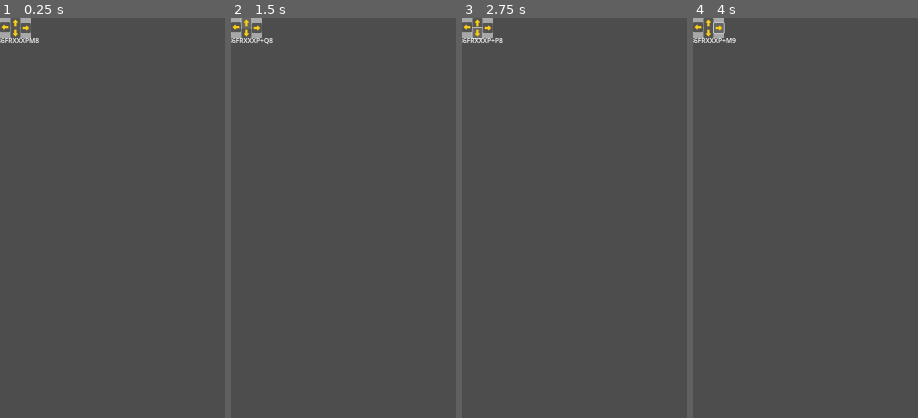
Above: before the commit, frames 1-4 (left to right).
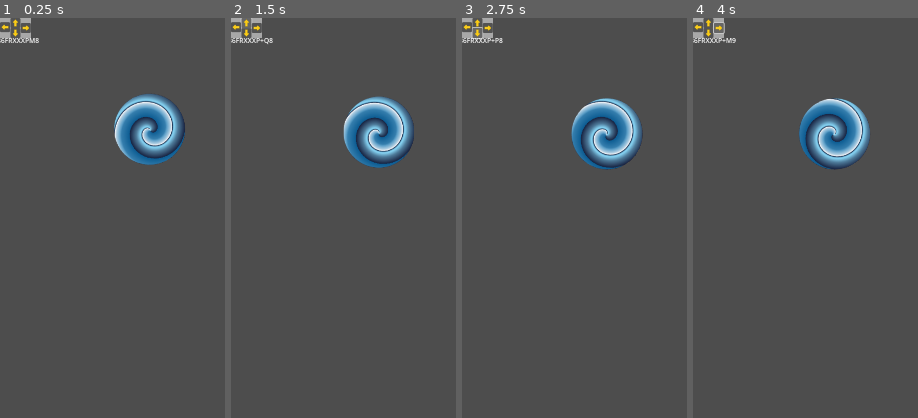
Above: after the commit, the same moments.

Repository: PraxisMapper/PraxisGodotComponents
Game: Godot game, scene res://Scenes/SimpleTest.tscn
The game is run twice, just before and just after one commit, with the same random seed, the same clock (stepped at 60 frames per second) and the same inputs.
Inputs (mouse positions are % of the whole screen's width and height, from its top left):
- Up to frame 1 (0.25 s): no input
- Up to frame 2 (1.5 s): click (3, 1) at 0.5 s; click (3, 1) at 1.25 s
- Up to frame 3 (2.75 s): click (3, 2) at 2 s
- Up to frame 4 (4 s): click (3, 2) at 2.75 s; click (6, 1) at 3.5 s
The pictures show only the part of the screen within x 0-50%, y 0-50%; the shares and areas given below are measured in that part.

The runs differ from the first frame. In frame 1, 4.4% of the frame differs, in the area x 50-83%, y 19-37%; in frame 2, 4.4%, in the area x 49-82%, y 19-38%; in frame 3, 4.4%; in frame 4, 4.4%.

Commit message:
Final cleanup for initial release

Diff:
--- a/PraxisMapper/APICalls/PraxisEndpoints.gd
+++ b/PraxisMapper/APICalls/PraxisEndpoints.gd
@@ -8,12 +8,14 @@
 signal response_data(body)
 
 func response_received(result, responseCode, headers, body):
-	#TODO: automatic reauth if possible.
 	print('response received:' + str(responseCode) + "| " + str(result))
 
 	request.request_completed.disconnect(response_received)
 	if responseCode >= 200 and responseCode < 299:
 		response_data.emit(body)
+	elif responseCode == PraxisServer.reauthCode:
+		PraxisServer.Reauth()
+		response_data.emit("ERROR")
 	else:
 		response_data.emit("ERROR")
 
--- a/PraxisMapper/Controls/DebugMovement.gd
+++ b/PraxisMapper/Controls/DebugMovement.gd
@@ -4,16 +4,16 @@
 @onready var label : Label = $CanvasLayer/ColorRect/Label
 
 func GoNorth():
-	PraxisCore.forceChange(PlusCodes.ShiftCode(PraxisCore.currentPlusCode, 0, 1))
+	PraxisCore.ForceChange(PlusCodes.ShiftCode(PraxisCore.currentPlusCode, 0, 1))
 
 func GoSouth():
-	PraxisCore.forceChange(PlusCodes.ShiftCode(PraxisCore.currentPlusCode, 0, -1))
+	PraxisCore.ForceChange(PlusCodes.ShiftCode(PraxisCore.currentPlusCode, 0, -1))
 
 func GoEast():
-	PraxisCore.forceChange(PlusCodes.ShiftCode(PraxisCore.currentPlusCode, 1, 0))
+	PraxisCore.ForceChange(PlusCodes.ShiftCode(PraxisCore.currentPlusCode, 1, 0))
 
 func GoWest():
-	PraxisCore.forceChange(PlusCodes.ShiftCode(PraxisCore.currentPlusCode, -1, 0))
+	PraxisCore.ForceChange(PlusCodes.ShiftCode(PraxisCore.currentPlusCode, -1, 0))
 
 func _process(delta):
 	label.text = PraxisCore.currentPlusCode
--- a/PraxisMapper/Controls/MapTile.gd
+++ b/PraxisMapper/Controls/MapTile.gd
@@ -1,7 +1,6 @@
 extends Node2D
 
 #This one loads up and displays a map tile.
-#TODO declare components separately, start with static texture until image is loaded?
 
 @onready var request: PraxisEndpoints = $PraxisEndpoints
 @onready var texRect: TextureRect = $TextureRect
@@ -19,7 +18,7 @@
 #fires off a signal indicating the user tapped this tile, and what the target PlusCode they tapped is
 signal user_tapped(plusCode)
 
-func getTappedCode(x, y):
+func GetTappedCode(x, y):
 	var cellsX = PraxisCore.mapTileWidth / 20
 	var cellsY = PraxisCore.mapTileHeight / 20
 	#TODO: this needs adjusted to match the screen being centered?
--- a/PraxisMapper/FullOffline/DrawOfflineTile.gd
+++ b/PraxisMapper/FullOffline/DrawOfflineTile.gd
@@ -38,7 +38,7 @@
 	draw_colored_polygon(bgCoords, style["9999"].drawOps[0].color)
 	var orderedDrawCommands = {}
 
-	#entries has a dictionary, each entry is a big list of coord sets as strings
+	#entries has a dictionary, each entry is a big list of coord pairs
 	for entry in theseentries:
 		var thisStyle = style[str(entry.tid)]
 		var lineSize = 1.0 * scale
@@ -78,8 +78,3 @@
 			elif odc.gt == 3:
 				#A single color, which is what I generally use.
 				await draw_colored_polygon(points, odc.color)
-
-func sortDrawCommands(a, b):
-	if a.size < b.size:
-		return true
-	return false
--- a/PraxisMapper/FullOffline/FullOfflineTiles.gd
+++ b/PraxisMapper/FullOffline/FullOfflineTiles.gd
@@ -13,7 +13,6 @@
 signal data_saved()
 signal data_ready()
 signal tiles_saved()
-#signal nametiles_saved()
 
 var plusCode6 = ""
 var scaleVal = 1
@@ -21,9 +20,9 @@
 
 @export var drawnStyle = "mapTiles"
 @export var makeMapTile = true
-@export var makeTerrainTile = true
-@export var makeNameTile = true
-@export var makeBoundsTile = true
+@export var makeTerrainTile = false
+@export var makeNameTile = false
+@export var makeBoundsTile = false
 
 func GetAndProcessData(plusCode, scale = 1):
 	var oneTile = null
@@ -47,10 +46,10 @@
 
 	mapData = await PraxisOfflineData.GetDataFromZip(plusCode6)
 	$Banner/lblStatus.text = "Data Loaded. Processing, please wait...."
-	#Game is probably going to freeze for a couple seconds here while Godot draws stuff.
+	#Game is probably going to freeze for a couple seconds here while Godot draws stuff to the node
 
 	print("being tile making")
-	await CreateAllTiles(oneTile)
+	await CreateAllTiles(oneTile) #Godot runs slow while this does work and waits for frames.
 
 	$Banner/lblStatus.text = "Tiles Drawn for " + plusCode
 	await get_tree().create_timer(2).timeout
@@ -141,6 +140,6 @@
 
 	tiles_saved.emit()
 
-func DownloadFullData(plusCode6):
+func xDownloadFullData(plusCode6):
 	#TODO: figure out the URL for these files. Possibly a PraxisMapper URL, possibly just a filehost.
 	pass
--- a/PraxisMapper/Scripts/PraxisCore.gd
+++ b/PraxisMapper/Scripts/PraxisCore.gd
@@ -1,7 +1,7 @@
 extends Node
 
 #Any universally-helpful functions that aren't specific to an operating mode go here
-#Server calls go to PraxisServer. Offline data loading goes to an Offline script.
+#Server calls go to PraxisServer. Offline data loading goes to PraxisOfflineData.
 
 #This variable should exist for debugging purposes, but I've provided a few choices for convenience.
 #var debugStartingPlusCode = "85633QG4VV" #Elysian Park, Los Angeles, CA, USA
@@ -27,9 +27,9 @@
 const metersPerDegree = 111111
 const oneMeterLat = 1 / metersPerDegree
 
-#system config values.
-var mapTileWidth = 320 #TODO: load these from the server eventually
-var mapTileHeight = 400
+#system config values. These are for Cell12 resolution images.
+var mapTileWidth = 320
+var mapTileHeight = 500
 
 #storage values for global access at any time.
 var currentPlusCode = '' #The Cell10 we are currently in.
@@ -42,7 +42,7 @@
 #Plugin for gps info
 var gps_provider
 
-func forceChange(newCode):
+func ForceChange(newCode):
 	if newCode.find("+") == -1:
 		newCode = newCode.substr(0,8) + "+" + newCode.substr(8)
 	lastPlusCode = currentPlusCode
--- a/PraxisMapper/Scripts/PraxisOfflineData.gd
+++ b/PraxisMapper/Scripts/PraxisOfflineData.gd
@@ -1,6 +1,7 @@
 extends Node
 class_name PraxisOfflineData
 
+#Once we read a file from disk, keep it in memory. Odds are high the player will read it again.
 static var allData = {}
 
 static func GetDataFromZip(plusCode): #full, drawable offline data.
@@ -39,7 +40,7 @@
 				polyCoords.append(workVector)
 			entry.p = polyCoords
 
-	allData.plusCode = jsonData
+	allData[plusCode] = jsonData
 	return jsonData
 
 static func GetPlacesPresent(plusCode):
--- a/PraxisMapper/Scripts/PraxisServer.gd
+++ b/PraxisMapper/Scripts/PraxisServer.gd
@@ -21,9 +21,9 @@
 		isReauthing = false
 	else:
 		OS.delay_msec(1000)
-		PraxisServer.reauth()
+		PraxisServer.Reauth()
 
-static func reauth():
+static func Reauth():
 	if (isReauthing == true):
 		return #TODO better handling/retry logic.
 
--- a/Scenes/OverheadView.gd
+++ b/Scenes/OverheadView.gd
@@ -27,7 +27,7 @@
 		var subY =  int(event.position.y) % PraxisCore.mapTileHeight #- position.y
 
 		var innerNode = get_node("mapTile_" + str(innerX) + "_" + str(innerY))
-		var tappedCode = innerNode.getTappedCode(subX, subY)
+		var tappedCode = innerNode.GetTappedCode(subX, subY)
 
 # Called when the node enters the scene tree for the first time.
 func _ready():
--- a/Scenes/SimpleTest.gd
+++ b/Scenes/SimpleTest.gd
@@ -4,10 +4,17 @@
 # Called when the node enters the scene tree for the first time.
 func _ready():
 	#Working
-	#await $MinOfflineTiles.GetAndProcessData("C7HWJ9", "suggestedmini")
+	#await $MinOfflineTiles.GetAndProcessData("85633Q", "suggestedmini")
+	#await $FullOfflineTiles.GetAndProcessData("85633Q", 1) #can be 6 or 8 characters long
+	#var test3 = await PraxisOfflineData.GetPlacesPresent("85633QGP5M")
+	#print(test3)
+	#in testing now
+
 	pass
+
+
 
 
 # Called every frame. 'delta' is the elapsed time since the previous frame.
 func _process(delta):
-	pass
+	$TextureRect.rotation_degrees += 10
--- a/Scenes/SimpleTest.tscn
+++ b/Scenes/SimpleTest.tscn
@@ -1,9 +1,29 @@
-[gd_scene load_steps=3 format=3 uid="uid://c4b6p4t02k1fo"]
+[gd_scene load_steps=5 format=3 uid="uid://c4b6p4t02k1fo"]
 
 [ext_resource type="Script" path="res://Scenes/SimpleTest.gd" id="1_6vkws"]
 [ext_resource type="PackedScene" uid="uid://dlr56hkndvvt0" path="res://PraxisMapper/MinimizedOffline/MinOfflineTiles.tscn" id="2_p3ufm"]
+[ext_resource type="PackedScene" uid="uid://b6cfprdbul55o" path="res://PraxisMapper/FullOffline/FullOfflineTiles.tscn" id="3_r55nv"]
+[ext_resource type="Texture2D" uid="uid://xvyj5uj4aqpi" path="res://PraxisMapper/Resources/LoadingOverlay.png" id="4_wkf1d"]
 
 [node name="SimpleTest" type="Node2D"]
 script = ExtResource("1_6vkws")
 
 [node name="MinOfflineTiles" parent="." instance=ExtResource("2_p3ufm")]
+process_mode = 4
+
+[node name="FullOfflineTiles" parent="." instance=ExtResource("3_r55nv")]
+
+[node name="TextureRect" type="TextureRect" parent="."]
+anchors_preset = 8
+anchor_left = 0.5
+anchor_top = 0.5
+anchor_right = 0.5
+anchor_bottom = 0.5
+offset_left = 248.0
+offset_top = 167.0
+offset_right = 418.0
+offset_bottom = 337.0
+grow_horizontal = 2
+grow_vertical = 2
+pivot_offset = Vector2(96, 96)
+texture = ExtResource("4_wkf1d")
